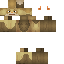
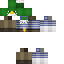
Layer changes from the first 64x64 image to the second:
painted on "Layer 19" over (0, 0, 50, 16)
added layer "Layer 25" in group "anuhmain" over (7, 0, 29, 24)
added layer "Layer 24" in group "anuhmain" over (0, 0, 56, 64)
hid "Layer 23" over (0, 0, 56, 64)
